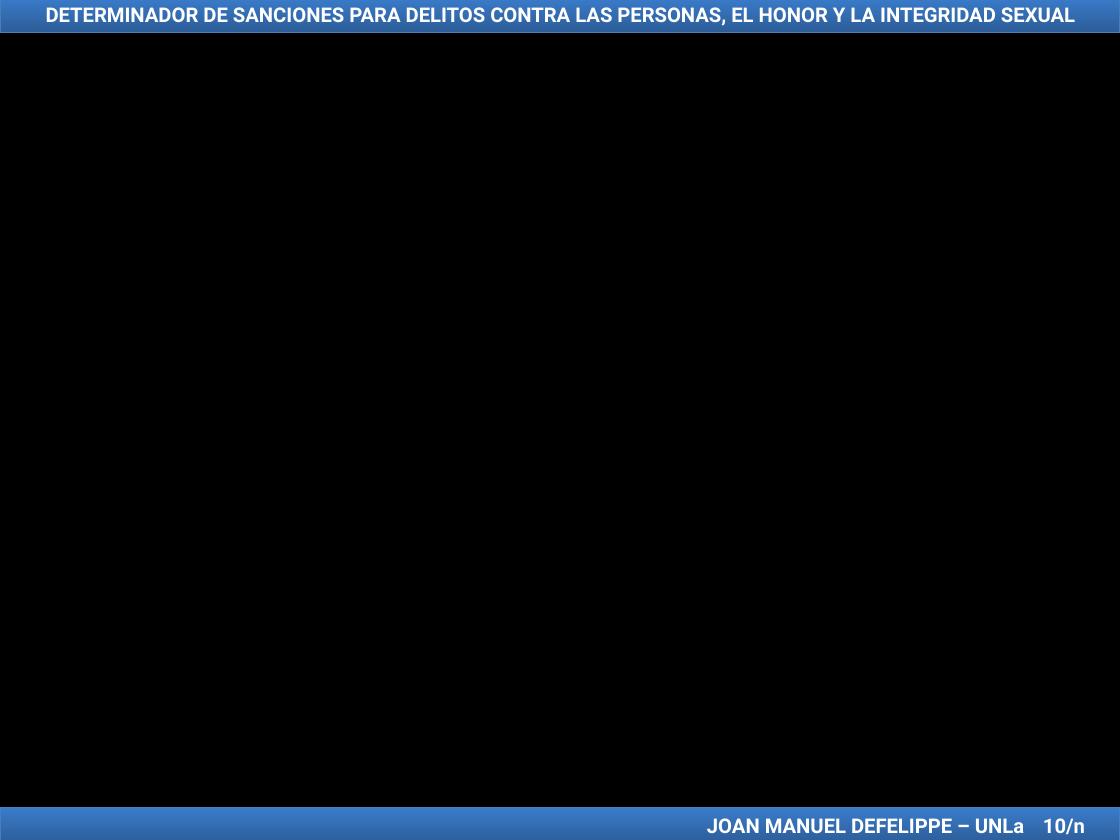
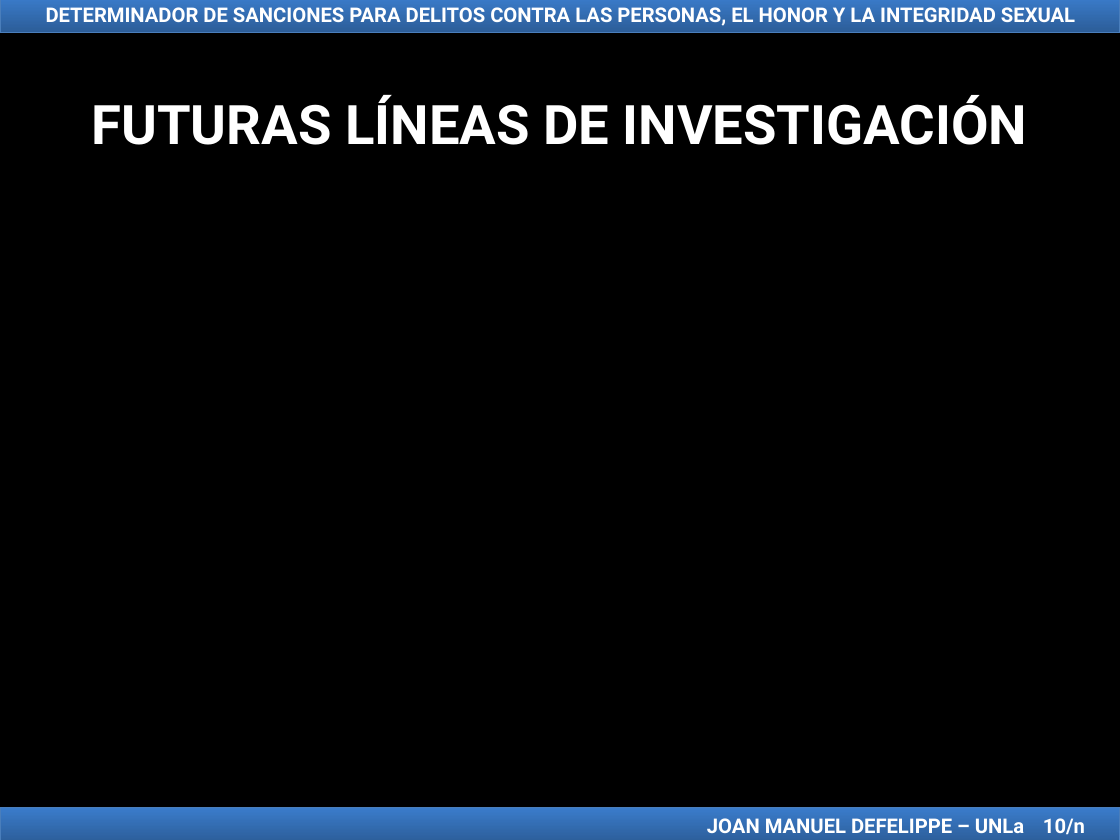
Before and after one commit to jmdefelippe/TFI_LicenciaturaEnSistemas, a slide deck: slide 43 of TFI Presentación Joan Manuel Defelippe.ppt (slide 14 before the commit). Drawn at 1120x840 pixels with LibreOffice and Linux fonts; fonts in the diff are those of the drawing. Boxes give left, top, right and bottom in pixels: in the first picture for what was removed or moved away, otherwise in the second. Text is boxed around its words. In the diff, an @@ line names an element or a change of style, - is before the commit and + after.

```diff
--- a/TFI Presentación Joan Manuel Defelippe.ppt
+++ b/TFI Presentación Joan Manuel Defelippe.ppt
@@ text added at [92,95,1027,145], 35 pt, text #FFFFFF, bold @@
+FUTURAS LÍNEAS DE INVESTIGACIÓN
```
Also in this commit, not shown: 14 other slides changed, 30 slides added.
